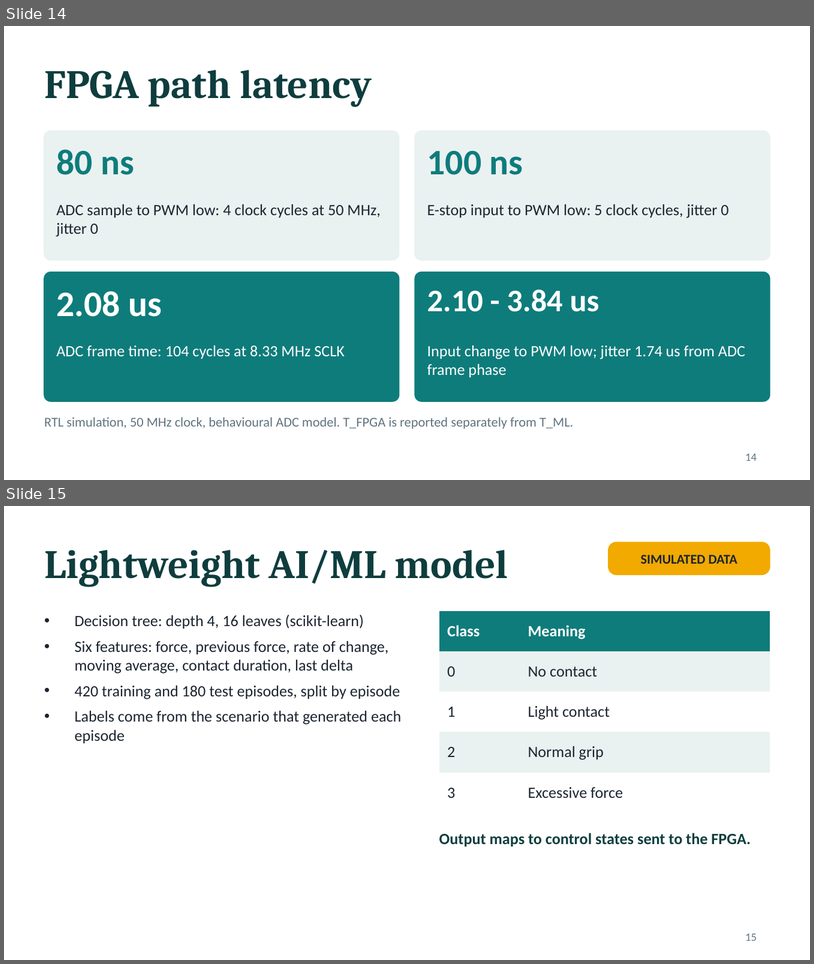
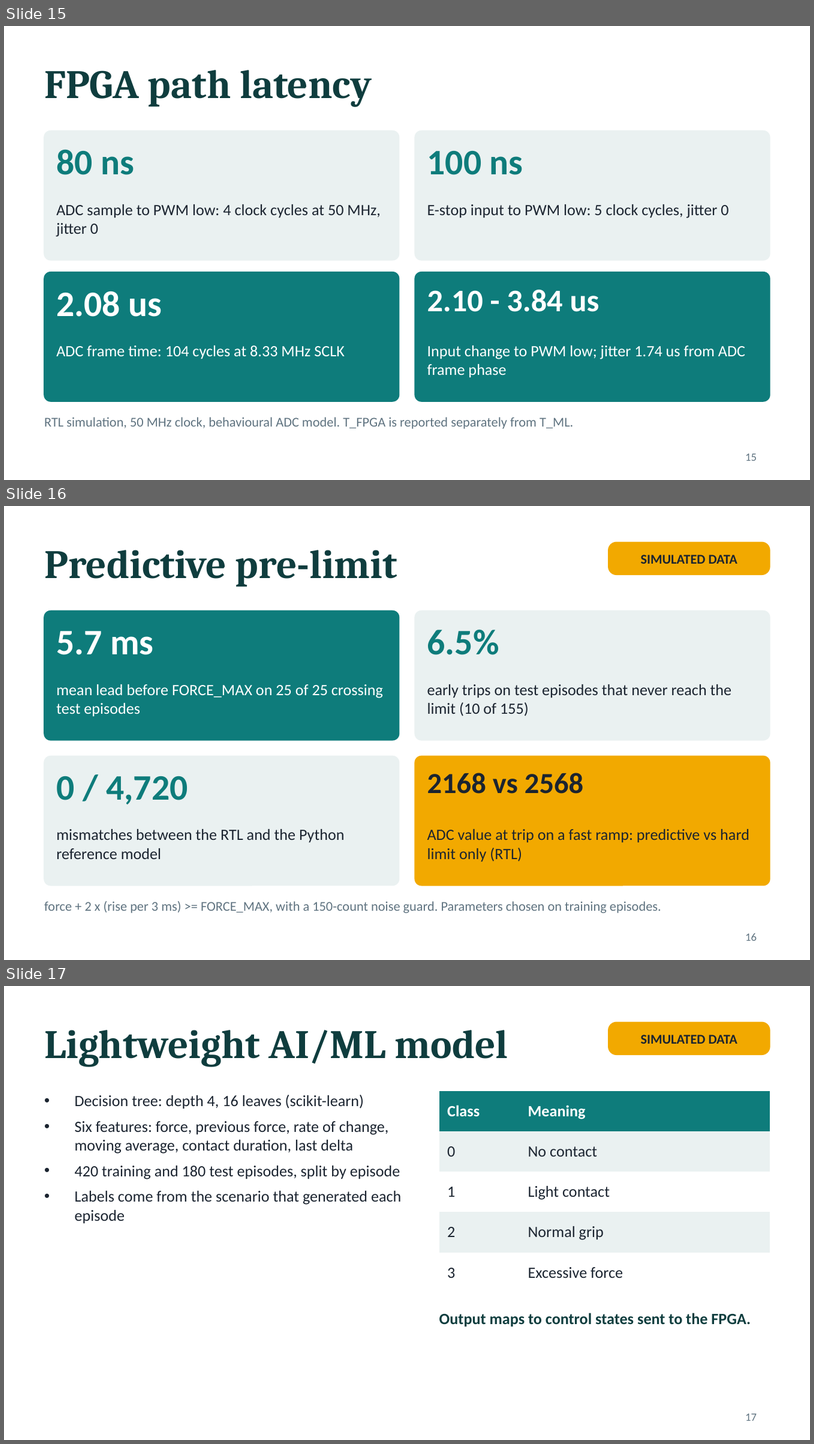
Before and after one commit to sanjiv283/tactile-reflex-system, a slide deck: docs/tactile_reflex_system.pptx. Shown one above the other, each under a label of ours: slides 14 and 15 before the commit, slides 15, 16 and 17 after it. The pictures are 814x964 and 814x1444 pixels, drawn with LibreOffice and Linux fonts; fonts in the diff are those of the drawing. Boxes give left, top, right and bottom in pixels: in the first picture for what was removed or moved away, otherwise in the second. Text is boxed around its words. In the diff, an @@ line names an element or a change of style, - is before the commit and + after.

```diff
--- a/docs/tactile_reflex_system.pptx
+++ b/docs/tactile_reflex_system.pptx
@@ slide 16 added at (4, 506, 810, 960), background #FFFFFF @@
@@ title added at (44, 550, 398, 587), 36 pt, text #0F3D3E, bold @@
+Predictive pre-limit
@@ rounded rectangle added at (609, 542, 770, 574), fill #F2A900, outline #F2A900 1 pt @@
@@ text added at (641, 555, 738, 564), 12 pt, text #1B2430, bold @@
+SIMULATED DATA
@@ rounded rectangle added at (44, 611, 399, 740), fill #0E7C7B, outline #0E7C7B 1 pt @@
@@ rounded rectangle added at (415, 611, 770, 740), fill #EAF1F1, outline #EAF1F1 1 pt @@
@@ text added at (56, 631, 153, 655), 32 pt, text #FFFFFF, bold @@
+5.7 ms
@@ text added at (428, 630, 500, 655), 32 pt, text #0E7C7B, bold @@
+6.5%
@@ text added at (56, 684, 383, 717), 14 pt, text #FFFFFF @@
+mean lead before FORCE_MAX on 25 of 25 crossing test episodes
@@ text added at (428, 684, 732, 716), 14 pt, text #1B2430 @@
+early trips on test episodes that never reach the limit (10 of 155)
@@ rounded rectangle added at (44, 756, 399, 885), fill #EAF1F1, outline #EAF1F1 1 pt @@
@@ rounded rectangle added at (415, 756, 770, 885), fill #F2A900, outline #F2A900 1 pt @@
@@ text added at (428, 772, 584, 793), 26 pt, text #1B2430, bold @@
+2168 vs 2568
@@ text added at (56, 776, 188, 804), 32 pt, text #0E7C7B, bold @@
+0 / 4,720
@@ text added at (56, 829, 345, 859), 14 pt, text #1B2430 @@
+mismatches between the RTL and the Python reference model
@@ text added at (428, 829, 750, 862), 14 pt, text #1B2430 @@
+ADC value at trip on a fast ramp: predictive vs hard limit only (RTL)
@@ text added at (44, 901, 662, 913), 12 pt, text #5F7380 @@
+force + 2 x (rise per 3 ms) >= FORCE_MAX, with a 150-count noise guard. Parameters chosen on training episodes.
@@ page number added at (746, 933, 757, 940), 10 pt, text #5F7380 @@
+16
@@ what was slide 14 is now slide 15 @@
@@ page number at (746, 453, 757, 460): text changed @@
-14
+15
@@ what was slide 15 is now slide 17 @@
@@ page number at (746, 1413, 757, 1420): text changed @@
-15
+17
```
Also in this commit, not shown: 3 slides changed, 1 other slide added, 29 other files.
